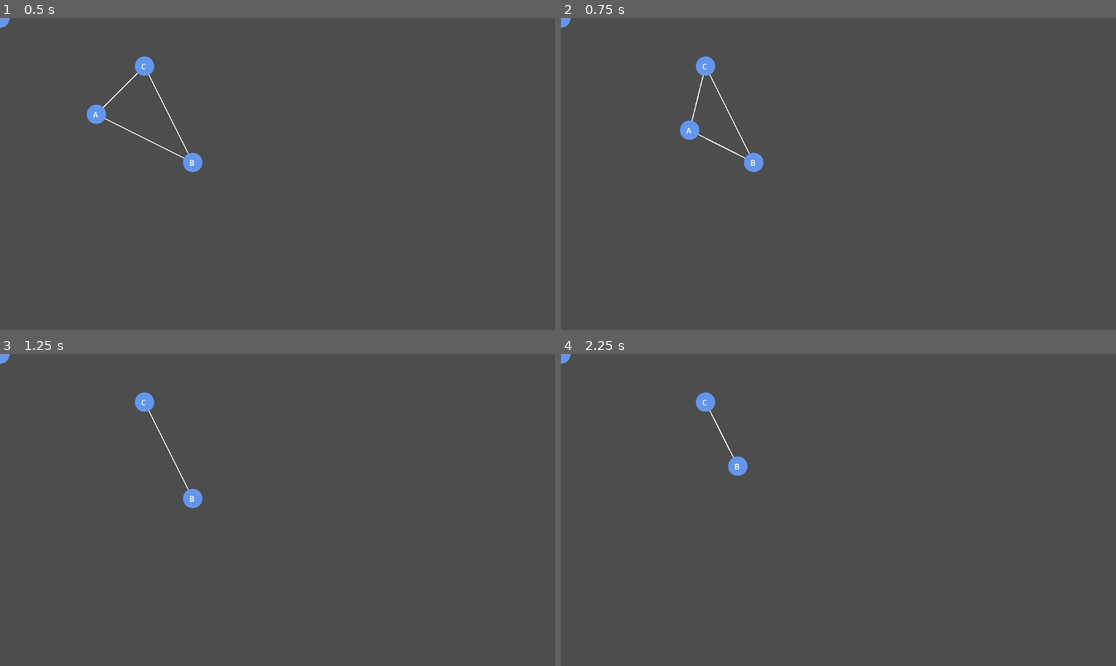
Above: before the commit, frames 1-4 (two rows, left to right).
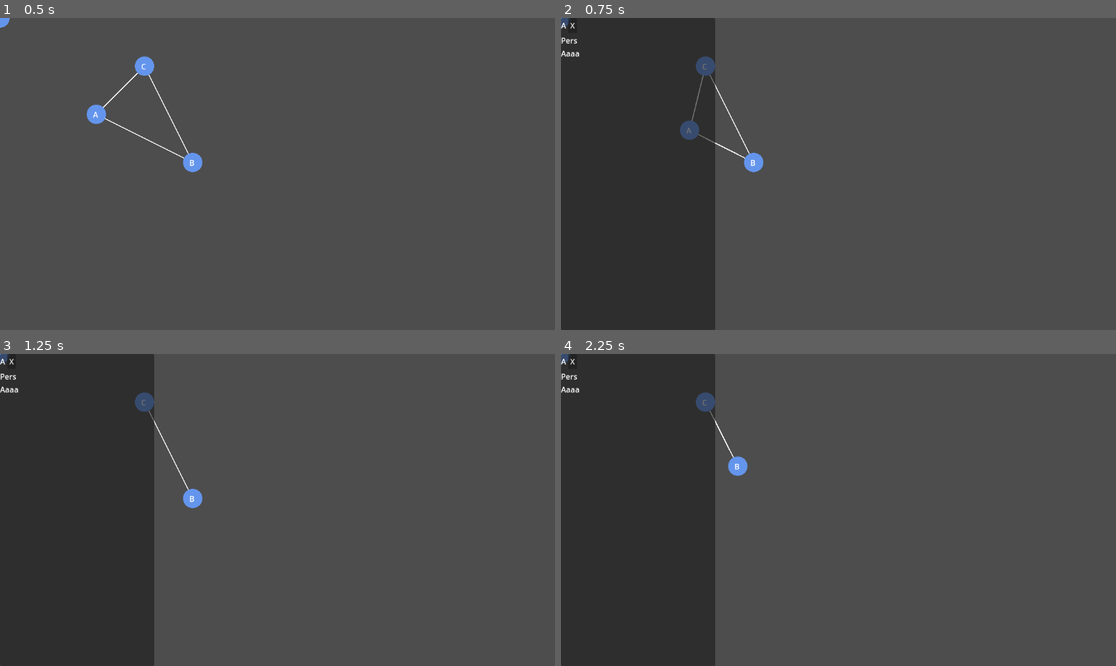
Above: after the commit, the same moments.

Repository: Alexosis/metagraph2D
Game: Godot game, scene res://scenes/graph_view.tscn
The game is run twice, just before and just after one commit, with the same random seed, the same clock (stepped at 60 frames per second) and the same inputs.
Inputs (mouse positions are in pixels of both pictures, inside the frame that each line leads up to):
- Up to frame 1 (0.5 s): no input
- Up to frame 2 (0.75 s): tap Enter at 0.5 s; drag from (655, 114) to (755, 161) at 0.52 s
- Up to frame 3 (1.25 s): no input
- Up to frame 4 (2.25 s): click (572, 360) at 1.25 s, where only the run after the commit has a clickable "X"; tap Space at 2 s; drag from (755, 497) to (705, 400) at 2.02 s

Frame 1 is identical in both runs. In frame 2, 28% of the frame differs, in the area x 0-28%, y 0-100%; in frame 3, 28%; in frame 4, 28%.

Commit message:
add: basic detailed info panel

Diff:
--- a/scenes/graph_view.tscn
+++ b/scenes/graph_view.tscn
@@ -1,10 +1,15 @@
-[gd_scene load_steps=3 format=3 uid="uid://b3iqha2thse4u"]
+[gd_scene load_steps=4 format=3 uid="uid://b3iqha2thse4u"]
 
 [ext_resource type="Script" path="res://scripts/graph_view.gd" id="1_7mecs"]
 [ext_resource type="PackedScene" uid="uid://cjmqk3apg4d4q" path="res://scenes/node_view.tscn" id="2_7m57a"]
+[ext_resource type="PackedScene" uid="uid://gm4c45kb1tqd" path="res://scenes/node_detail.tscn" id="3_iej48"]
 
 [node name="GraphView" type="Node2D"]
 script = ExtResource("1_7mecs")
 graph_node_scene = ExtResource("2_7m57a")
 
 [node name="NodeView" parent="." instance=ExtResource("2_7m57a")]
+
+[node name="CanvasLayer" type="CanvasLayer" parent="."]
+
+[node name="NodeDetail" parent="CanvasLayer" instance=ExtResource("3_iej48")]
--- /dev/null
+++ b/scenes/node_detail.tscn
@@ -0,0 +1,39 @@
+[gd_scene load_steps=2 format=3 uid="uid://gm4c45kb1tqd"]
+
+[ext_resource type="Script" path="res://scripts/node_detail.gd" id="1_so8tp"]
+
+[node name="NodeDetail" type="Panel"]
+custom_minimum_size = Vector2(320, 0)
+anchors_preset = 9
+anchor_bottom = 1.0
+grow_vertical = 2
+size_flags_vertical = 3
+script = ExtResource("1_so8tp")
+
+[node name="MarginContainer" type="MarginContainer" parent="."]
+layout_mode = 0
+offset_right = 40.0
+offset_bottom = 40.0
+
+[node name="VBoxContainer" type="VBoxContainer" parent="MarginContainer"]
+layout_mode = 2
+
+[node name="HBoxContainer" type="HBoxContainer" parent="MarginContainer/VBoxContainer"]
+layout_mode = 2
+
+[node name="Name" type="Label" parent="MarginContainer/VBoxContainer/HBoxContainer"]
+layout_mode = 2
+
+[node name="ClosePanelDetailButton" type="Button" parent="MarginContainer/VBoxContainer/HBoxContainer"]
+layout_mode = 2
+tooltip_text = "Close"
+text = "X"
+
+[node name="Type" type="Label" parent="MarginContainer/VBoxContainer"]
+layout_mode = 2
+
+[node name="Description" type="RichTextLabel" parent="MarginContainer/VBoxContainer"]
+custom_minimum_size = Vector2(0, 20)
+layout_mode = 2
+size_flags_vertical = 3
+fit_content = true
--- a/scripts/graph_node.gd
+++ b/scripts/graph_node.gd
@@ -2,6 +2,7 @@
 class_name Graph_Node
 
 signal moved(id: int, new_pos: Vector2)
+signal clicked(id: int, screen_pos: Vector2)
 
 @export var node_id: int
 @export var radius := 20.0:
@@ -37,7 +38,8 @@
 	set_process_input(false)
 
 func _input_event(viewport, event, shape_idx):
-	if event is InputEventMouseButton and event.button_index == MOUSE_BUTTON_LEFT:
+	if event is InputEventMouseButton and event.button_index == MOUSE_BUTTON_LEFT and event.pressed:
+		clicked.emit(node_id, event.global_position)
 		if event.pressed:
 			dragging = true
 			drag_offset = global_position - event.global_position
--- a/scripts/graph_view.gd
+++ b/scripts/graph_view.gd
@@ -1,6 +1,8 @@
 extends Node2D
 
 var graph: Graph_Data
+
+@onready var detail_panel: NodeDetail = $CanvasLayer/NodeDetail
 
 func _draw():
 	if graph == null:
@@ -21,21 +23,25 @@
 		var node = graph_node_scene.instantiate()
 		node.node_id = id
 		node.position = graph.nodes[id].pos
-		node.name = graph.nodes[id].data
+		node.name = graph.nodes[id].NodeName
 		add_child(node)
-		node.set_text(graph.nodes[id].data)
+		node.set_text(graph.nodes[id].NodeName)
 		node.moved.connect(func(id, pos):
 			graph.nodes[id]["pos"] = pos
 			queue_redraw()
+			)
+		node.clicked.connect(func(id, _screen_pos):
+			var data: Dictionary = graph.nodes[id]
+			detail_panel.show_data(data)
 			)
 	queue_redraw()
 
 func _ready():
 	graph = Graph_Data.new()
 
-	graph.nodes[1] = { "pos": Vector2(200, 200), "data": "A" }
-	graph.nodes[2] = { "pos": Vector2(400, 300), "data": "B" }
-	graph.nodes[3] = { "pos": Vector2(300, 100), "data": "C" }
+	graph.nodes[1] = { "pos": Vector2(200, 200), "NodeName": "A", "type": "Pers", "description": "Aaaa"}
+	graph.nodes[2] = { "pos": Vector2(400, 300), "NodeName": "B", "type": "Pers", "description": "Aaaa"}
+	graph.nodes[3] = { "pos": Vector2(300, 100), "NodeName": "C", "type": "Pers", "description": "Aaaa"}
 	graph.edges = [
 		[1, 2],
 		[2, 3],
--- /dev/null
+++ b/scripts/node_detail.gd
@@ -0,0 +1,19 @@
+extends Panel
+class_name NodeDetail
+
+@onready var name_label: Label = $MarginContainer/VBoxContainer/HBoxContainer/Name
+@onready var type_label: Label = $MarginContainer/VBoxContainer/Type
+@onready var description: RichTextLabel = $MarginContainer/VBoxContainer/Description
+@onready var close_button: Button = $MarginContainer/VBoxContainer/HBoxContainer/ClosePanelDetailButton
+
+func show_data(data: Dictionary):
+	print(data)
+	name_label.text = data.get("NodeName", "—")
+	type_label.text = data.get("type", "—")
+	description.text = data.get("description", "")
+	print(description.text)
+	show()
+
+func _ready():
+	hide()
+	close_button.pressed.connect(hide)
Not shown, changed: .gitignore
